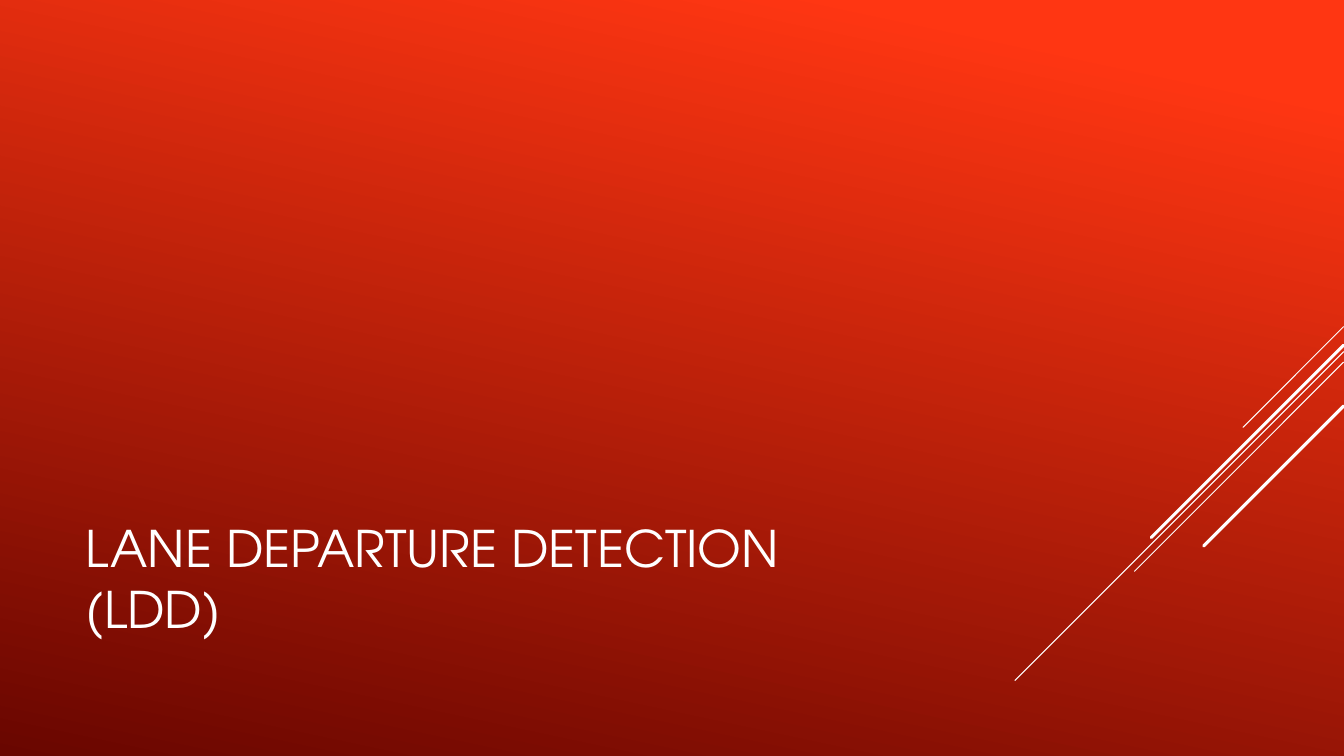
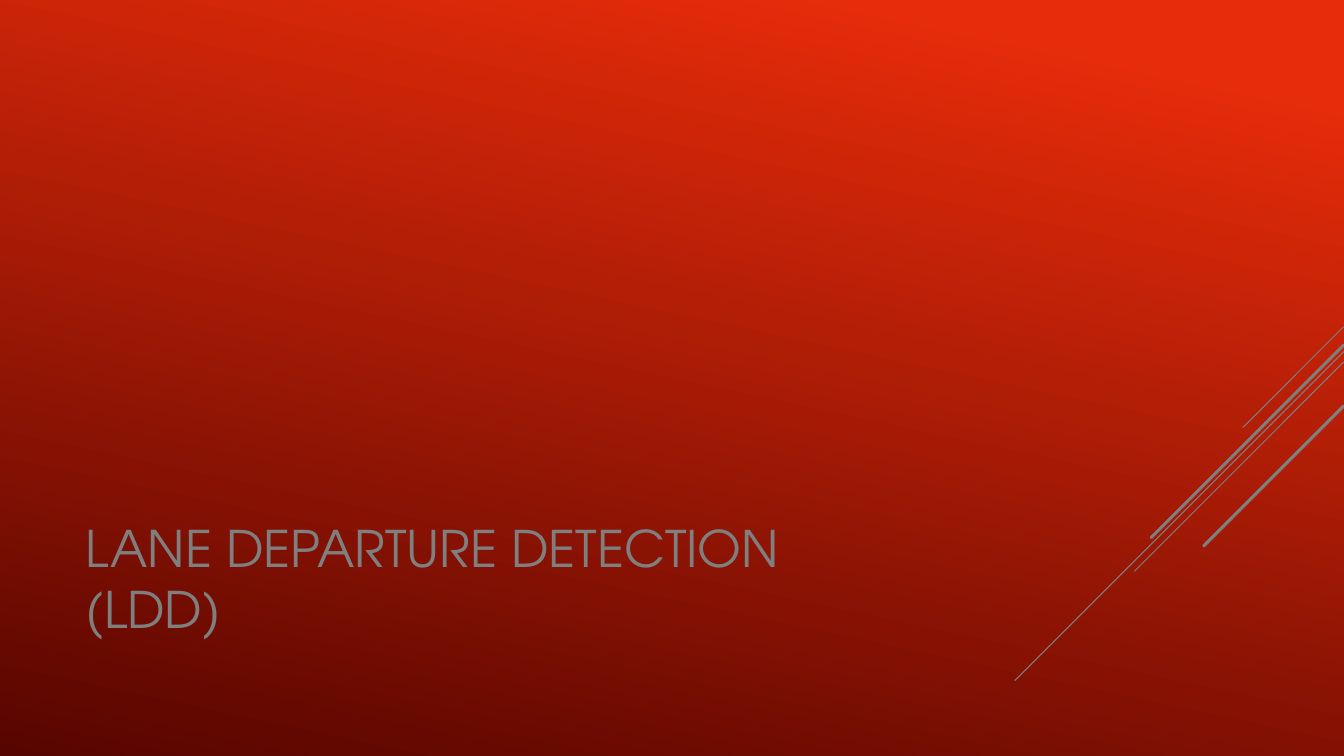
Before and after one commit to Joshua-Bonner/OpenZ, a slide deck: slide 2 of Presentation/OpenZ.pptx. Drawn at 1344x756 pixels with LibreOffice and Linux fonts; fonts in the diff are those of the drawing. Boxes give left, top, right and bottom in pixels: in the first picture for what was removed or moved away, otherwise in the second. Text is boxed around its words. In the diff, an @@ line names an element or a change of style, - is before the commit and + after.

```diff
--- a/Presentation/OpenZ.pptx
+++ b/Presentation/OpenZ.pptx
@@ background gradient #FF3712 to #6A0600 to gradient #E52C0B to #580500 @@
@@ line (1344, 327) - (1243, 427): stroke #FFFFFF 0.75 pt to #7F7F7F 0.75 pt @@
@@ line (1344, 352) - (1015, 681): stroke #FFFFFF 0.75 pt to #7F7F7F 0.75 pt @@
@@ line (1344, 345) - (1151, 537): stroke #FFFFFF 2.25 pt to #7F7F7F 2.25 pt @@
@@ line (1344, 362) - (1135, 572): stroke #FFFFFF 0.75 pt to #7F7F7F 0.75 pt @@
@@ line (1344, 406) - (1204, 546): stroke #FFFFFF 2.25 pt to #7F7F7F 2.25 pt @@
@@ title "LANE DEPARTURE DETECTION (LDD)" at [86, 529, 779, 639]: text colour #FFFFFF to #7F7F7F @@
```
Also in this commit, not shown: 6 other slides changed.
